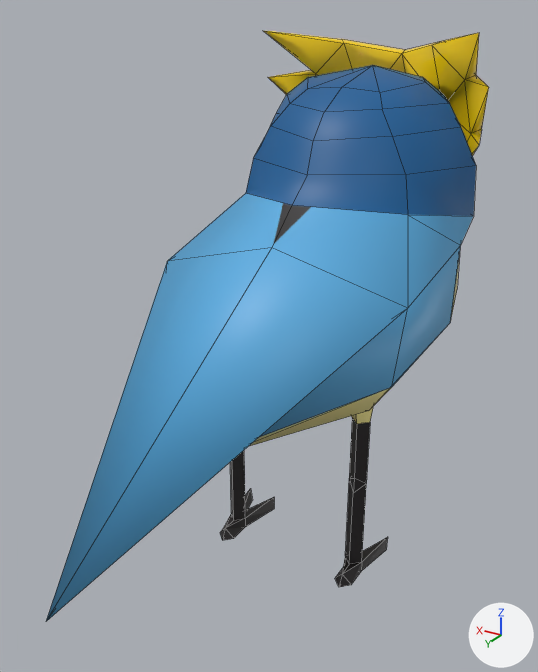
Before and after pictures for a commit that changed the Blender file res/models/brd/brd.blend.
Both versions are drawn from a camera (50 mm lens) standing at (-2.67, 4.9, 4.49) and looking at (0.23, 0.06, 2.07). Arrows for +X, +Y and +Z are at lower right; the lights stay in place. Mesh edges are drawn as thin lines.

The scene before the commit, as lines of its bpy script (objects in view):
```python
me_circle = bpy.data.meshes.new('Circle')
me_circle.from_pydata(...)  # 129 vertices, 154 faces; spans x -1.04..1.04, y -1.55..3.92, z -3.4..0.71
me_circle.materials.append(mat_bird)  # picture img_bird_png
me_plane = bpy.data.meshes.new('Plane')
me_plane.from_pydata(...)  # 46 vertices, 64 faces; spans x -0.85..0.85, y -0.69..0.74, z -0.14..1.4
me_plane.polygons.foreach_set('use_smooth', [True] * 64)
me_plane.materials.append(mat_mask_gloss)  # picture img_mask_png
ob_circle = bpy.data.objects.new('Circle', me_circle)
ob_circle.location = (0.0, -1.09, 3.39)
ob_plane = bpy.data.objects.new('Plane', me_plane)
ob_plane.location = (0.0, -2.29, 3.01)
ob_plane.rotation_euler = (-0.262, 0.0, 0.0)  # degrees (-15, 0, 0)
ob_plane.scale = (1.17, 1.17, 1.17)
```
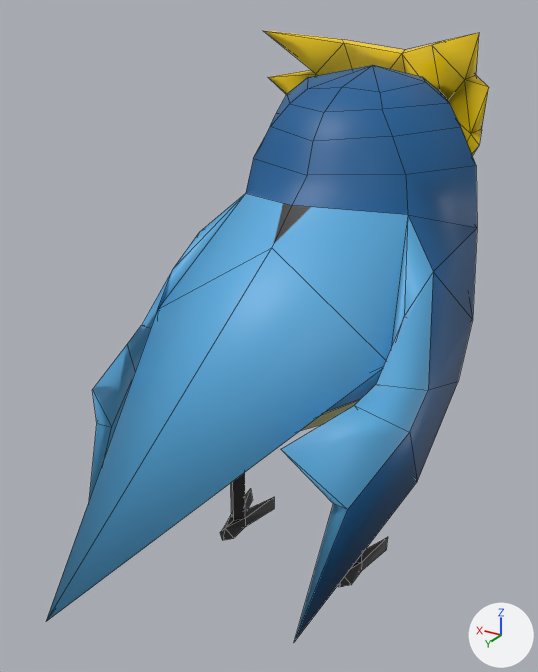
Where the change shows, as pixel boxes [x1, y1, x2, y2] in the pictures (538 x 672 px; the box of a moved part takes in the faces that stretch with it):
'Circle', reshaped, modifiers changed
    before: [46, 65, 476, 621]
    after: [46, 65, 477, 642]
part 1 of me_circle, moved or reshaped
    before: [47, 84, 476, 620]
    after: [47, 169, 477, 642]

The edits, one by one:
me_circle is used by ob_circle; location (0.0, -1.09, 3.39).
me_circle had 129 vertices, 154 faces and spanned x -1.04..1.04, y -1.55..3.92, z -3.4..0.71.
me_circle now has 91 vertices, 96 faces and spans x -1.23..0.0, y -1.55..3.92, z -3.4..0.71.
Part 1, on me_circle:
24 vertices are removed from x -1.04..1.04, y -0.71..1.42, z -1.73..0.61.
73 faces are deleted.
18 vertices are added at x -1.23..-0.76, y -0.12..2.75, z -2.66..-0.53.
29 new faces join them, smooth.
22 new faces join them.
Object 'Circle' (ob_circle) gains a MIRROR modifier named 'Mirror'.
Modifier setting: use_clip = True.
